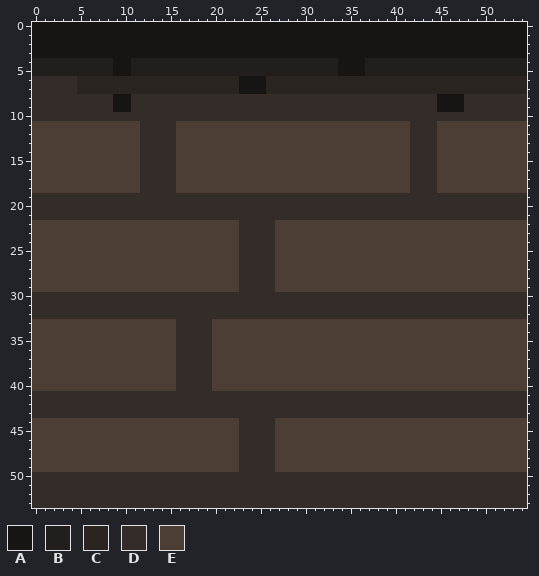
Pixel-art sprite, stored at sprites/sWall/cb5f52ae-15d3-463f-a631-c386305c70c2.png. The picture above was drawn from the file before the commit.
The file is 55x55 pixels. Colours within 5 levels of each other are drawn and written as one. The old version is drawn lined up with the new one, on the new canvas.
Palette (. is transparent): A #161514  B #211e1d  C #2b2522  D #332c28  E #4c3d35
The same view after the edit:
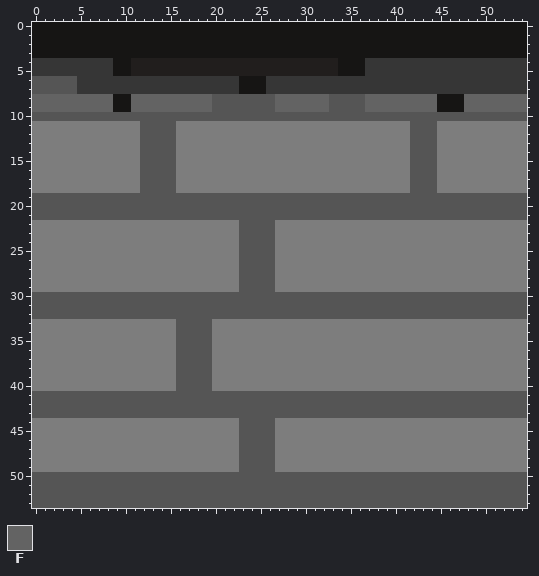
Colours new in this view: F #636363
From old to new:
canvas 55x55 -> 55x54, the old top-left corner now at 0,-1 (the part of the old canvas that was cut away was empty and is not shown)
Colour C changes from #2b2522 to #363636.
Colour D changes from #332c28 to #555555.
Colour E changes from #4c3d35 to #7d7d7d.
Colour B becomes colour C in rows 4 to 5 at x 0 to 8 and 37 to 54.
Colour D becomes colour F in rows 8 to 9 at x 0 to 8, 11 to 19, 27 to 32, 37 to 44 and 48 to 54.
Changed places in both pictures, as pixel boxes (x1, y1, x2, y2):
changed: (32, 58, 527, 508)
